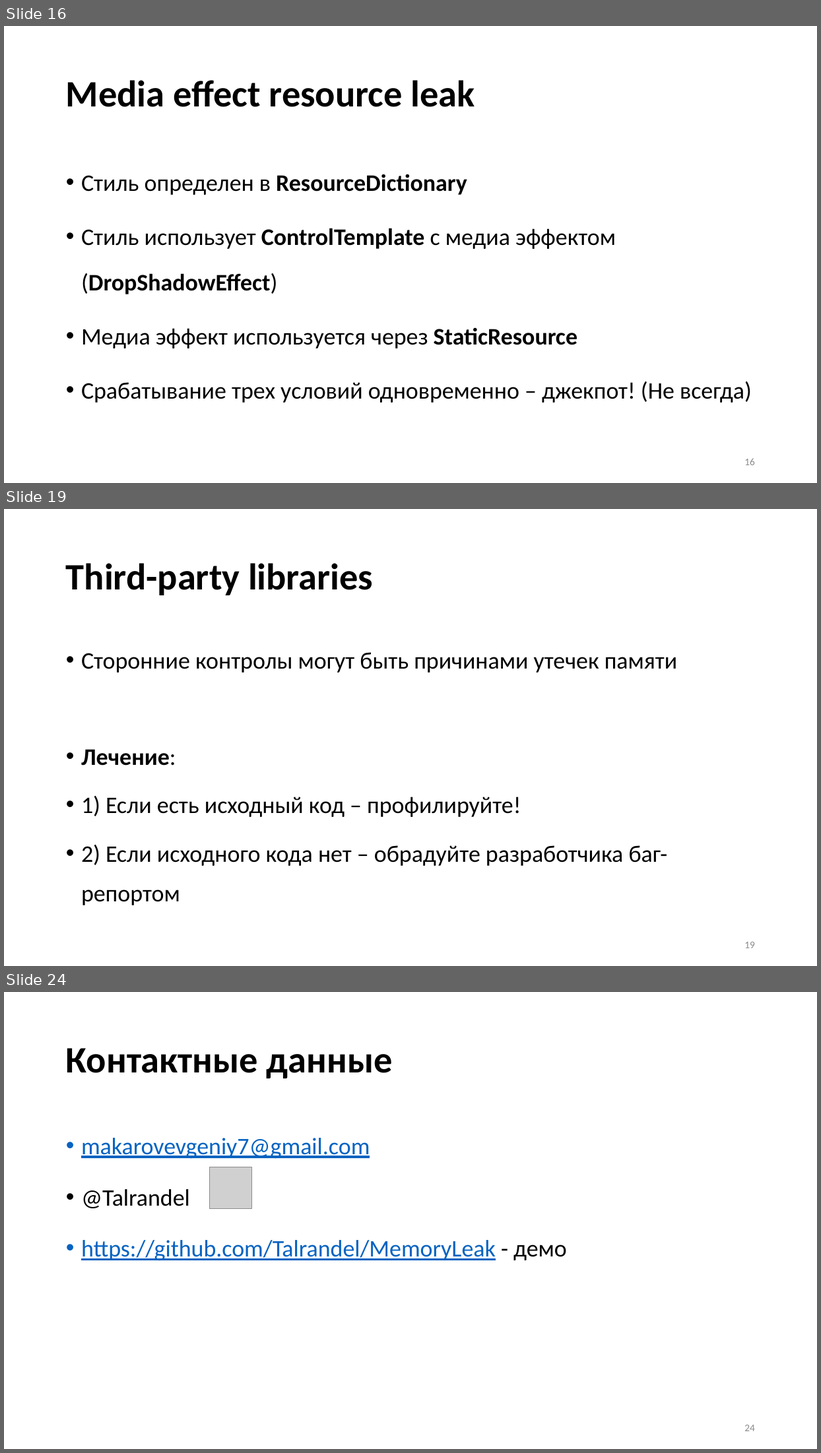
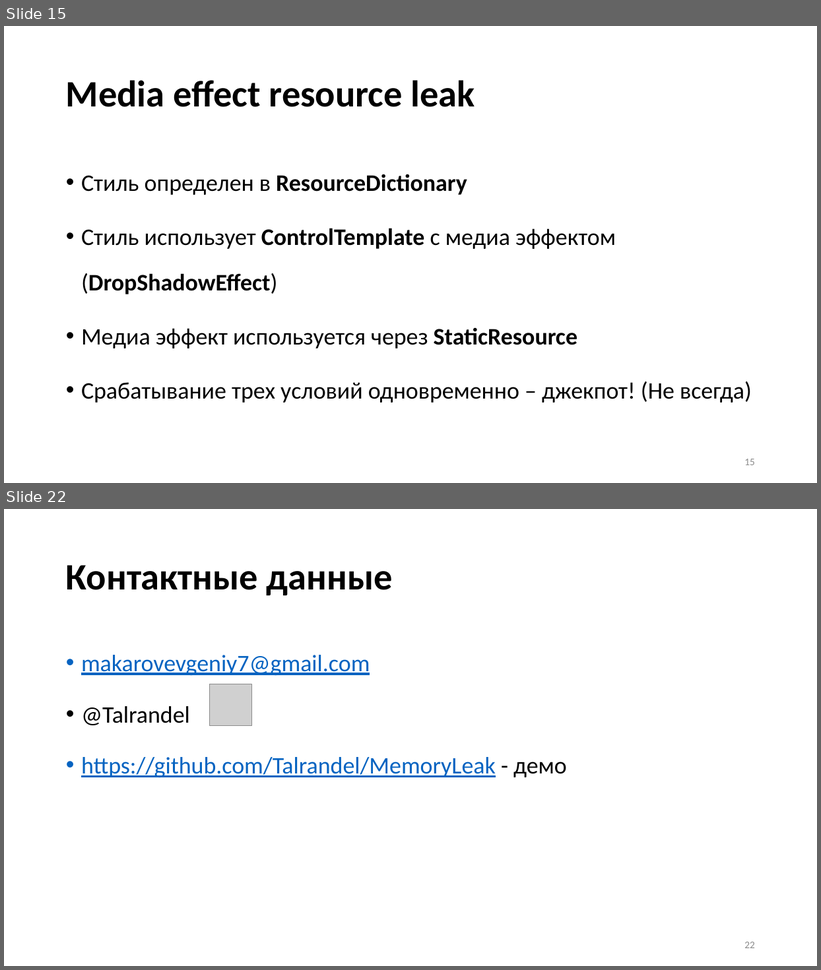
Before and after one commit to Talrandel/MemoryLeak, a slide deck: Утечки памяти.pptx. Shown one above the other, each under a label of ours: slides 16, 19 and 24 before the commit, slides 15 and 22 after it; the slides between them are not shown. The pictures are 821x1453 and 821x970 pixels, drawn with LibreOffice and Linux fonts; fonts in the diff are those of the drawing; grey boxes stand for pictures. Boxes give left, top, right and bottom in pixels: in the first picture for what was removed or moved away, otherwise in the second. Text is boxed around its words. In the diff, an @@ line names an element or a change of style, - is before the commit and + after.

```diff
--- a/Утечки памяти.pptx
+++ b/Утечки памяти.pptx
@@ slide 19 removed at bbox=[4, 509, 817, 966], background #FFFFFF @@
@@ title removed at bbox=[66, 563, 373, 595] @@
-Third-party libraries
@@ text removed at bbox=[81, 652, 677, 906] @@
-• Сторонние контролы могут быть причинами утечек памяти
-• Лечение:
-• 1) Если есть исходный код – профилируйте!
-• 2) Если исходного кода нет – обрадуйте разработчика баг-репортом
@@ page number removed at bbox=[745, 942, 755, 949] @@
-19
@@ what was slide 16 is now slide 15 @@
@@ page number at bbox=[745, 459, 755, 466]: text changed @@
-16
+15
@@ what was slide 24 is now slide 22 @@
@@ page number at bbox=[745, 942, 755, 949]: text changed @@
-24
+22
```
Also in this commit, not shown: 11 slides changed, 1 other slide removed, 7 other files.
